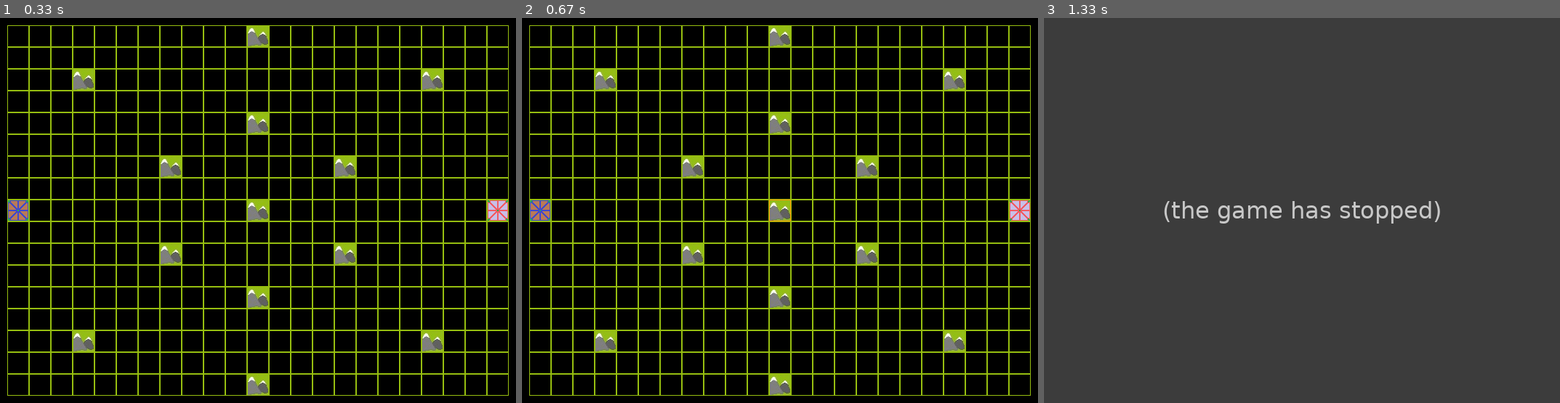
Above: before the commit, frames 1-3 (left to right).
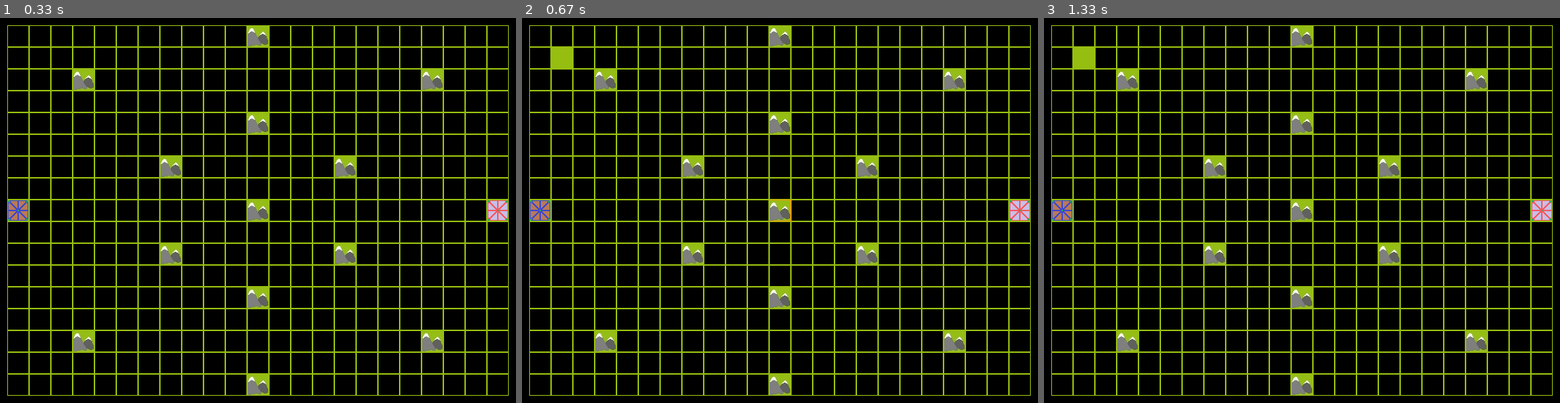
Above: after the commit, the same moments.

Repository: MikhailSK/PyGame
Game: pygame game, started from main.py
The game is run twice, just before and just after one commit, with the same random seed, the same clock (stepped at 60 frames per second) and the same inputs.
Inputs (mouse positions are in pixels of both pictures, inside the frame that each line leads up to):
- Up to frame 1 (0.33 s): no input
- Up to frame 2 (0.67 s): click (780, 210) at 0.4 s
- Up to frame 3 (1.33 s): click (1353, 295) at 0.73 s

Frame 1 is identical in both runs. In frame 2, 0.2% of the frame differs, in the area x 5-10%, y 7-14%; in frame 3, 100%, in the area x 0-100%, y 0-100%.
Error before the commit: KeyError: (13, 12) (Board.py line 109); the game stopped at 0.8 s (later frames are placeholders)

Commit message:
add Dead and Win

Diff:
--- a/Board.py
+++ b/Board.py
@@ -75,7 +75,6 @@
             self.board[arr_castle[1][0]][arr_castle[1][1]] = 2
             map_units[(arr_castle[1][0], arr_castle[1][1])]\
                 = castle_red
-            print(map_units)
 
             pygame.display.flip()
 
@@ -106,7 +105,13 @@
                               BOARD_S + 10,
                               int(y_pos) *
                               BOARD_S + 10, 30, 30), 1)
-            print(map_units[(x_pos, y_pos)])
+            try:
+                print(map_units[(x_pos, y_pos)])
+                unit = map_units[(x_pos, y_pos)]
+                unit.get_damage(1)
+                print(unit.health)
+            except KeyError:
+                print("Try other")
 
     def get_click(self, mouse_pos):
         self.get_cell(mouse_pos)
--- a/unit.py
+++ b/unit.py
@@ -8,9 +8,12 @@
 screen = pygame.display.set_mode(size)
 time = pygame.time.Clock()
 
-
 unit_sprites = pygame.sprite.Group()
 sprite = pygame.sprite.Sprite()
+
+
+def win(winer):
+    pass
 
 
 def load_image(name, color_key=None):
@@ -34,7 +37,7 @@
         self.name = ""
         self.atk = 0
         self.move = 0
-        self.coord = [-1, -1]
+        self.coord = [1, 1]
         self.x, self.y = self.coord[0] * BOARD_S + 10, self.coord[1] * BOARD_S + 10
         self.type = -1
         self.atk_range = 0
@@ -57,7 +60,10 @@
         pass
 
     def dead(self):
+        print(self.x, self.y)
         pygame.draw.rect(self.screen, (150, 190, 16), (self.x, self.y, 30, 30))
+        pygame.display.flip()
+        print("DEAD")
 
 
 class WallMg(pygame.sprite.Sprite):
@@ -95,9 +101,9 @@
         self.all_sprites = pygame.sprite.Group()
         self.name = "blue_castle"
         self.coord = coord
-#
+        #
         self.health = 15
-#
+        #
         self.max_health = 15
         self.image = load_image(self.name + ".png")
 
@@ -105,6 +111,14 @@
         m_castle = CastleMgBlue(self.all_sprites, self)
         m_castle.rect.x = self.coord[0] + 1
         m_castle.rect.y = self.coord[1] + 1
+
+    def dead(self):
+        self.x, self.y = self.coord[0], self.coord[1]
+        print(self.x, self.y)
+        pygame.draw.rect(self.screen, (150, 190, 16), (self.x, self.y, 30, 30))
+        pygame.display.flip()
+        print("DEAD")
+        win("Red")
 
 
 class CastleMgRed(pygame.sprite.Sprite):
@@ -120,9 +134,9 @@
         self.all_sprites = pygame.sprite.Group()
         self.name = "red_castle"
         self.coord = coord
-#
+        #
         self.health = 15
-#
+        #
         self.max_health = 15
         self.image = load_image(self.name + ".png")
 
@@ -130,3 +144,10 @@
         m_castle = CastleMgRed(self.all_sprites, self)
         m_castle.rect.x = self.coord[0] + 1
         m_castle.rect.y = self.coord[1] + 1
+
+    def dead(self):
+        self.x, self.y = self.coord[0], self.coord[1]
+        pygame.draw.rect(self.screen, (150, 190, 16), (self.x, self.y, 30, 30))
+        pygame.display.flip()
+        print("DEAD")
+        win("Blue")
